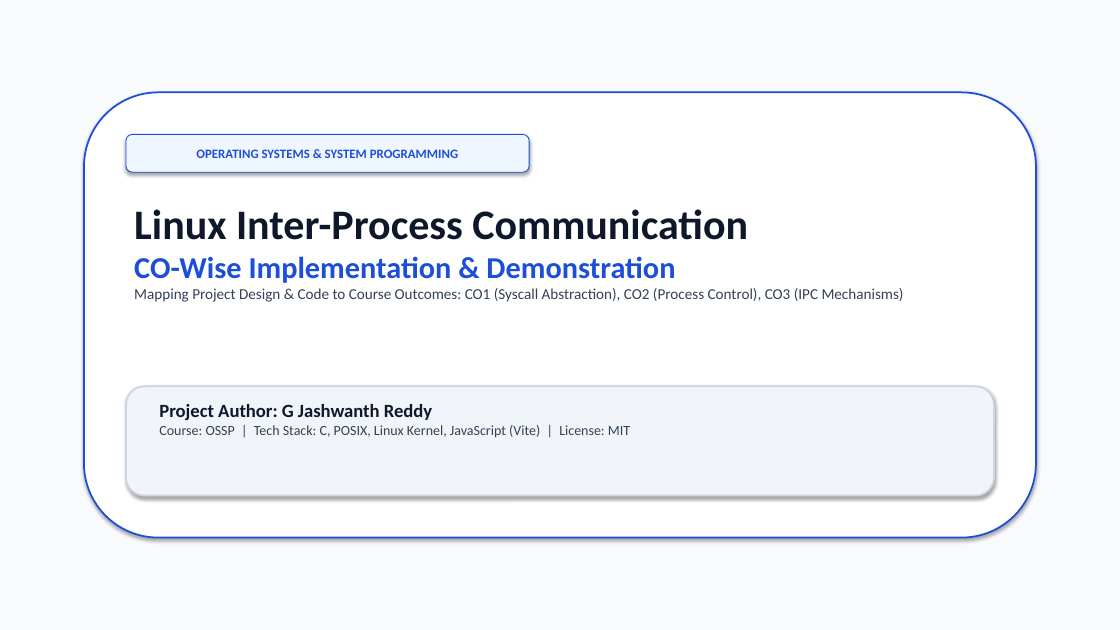
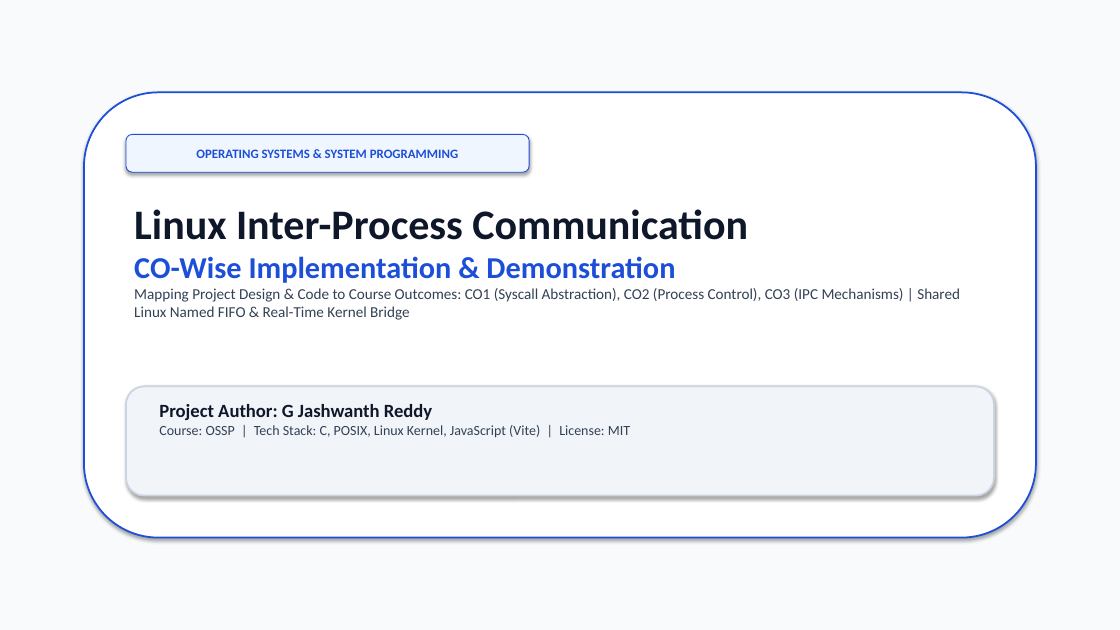
Before and after one commit to GJashwanthReddy/OCTO_OSSP, a slide deck: slide 1 of OCTO_OSSP-Project/OSSP_IPC_Project_Presentation.pptx. Drawn at 1120x630 pixels with LibreOffice and Linux fonts; fonts in the diff are those of the drawing. Boxes give left, top, right and bottom in pixels: in the first picture for what was removed or moved away, otherwise in the second. Text is boxed around its words. In the diff, an @@ line names an element or a change of style, - is before the commit and + after.

Commit message:
Update presentation PPTX and slide deck with shared Linux FIFO, real-time backend bridge, and immediate file truncation

```diff
--- a/OCTO_OSSP-Project/OSSP_IPC_Project_Presentation.pptx
+++ b/OCTO_OSSP-Project/OSSP_IPC_Project_Presentation.pptx
@@ text at (x1=134, y1=288, x2=960, y2=320): text changed @@
-Mapping Project Design & Code to Course Outcomes: CO1 (Syscall Abstraction), CO2 (Process Control), CO3 (IPC Mechanisms)
+Mapping Project Design & Code to Course Outcomes: CO1 (Syscall Abstraction), CO2 (Process Control), CO3 (IPC Mechanisms) | Shared Linux Named FIFO & Real-Time Kernel Bridge
```
Also in this commit, not shown: 6 other slides changed, 3 slides added, 1 slide removed, 2 other files.
